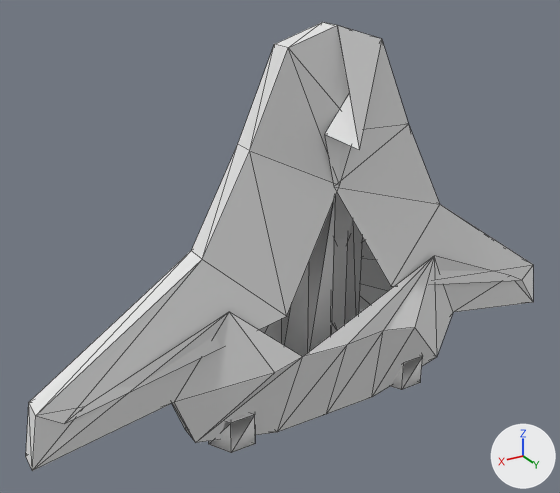
An edit to the OBJ model .design/ships3d/meshes/Wedge.obj, drawn before and after from the same camera.
The view is the same before and after, from a 50 mm camera at (21.8, 31.7, 16.9) aimed at (2.1, -1.0, 0.5). Lighting does not change. The marker at lower right points along +X, +Y and +Z. The picture after the commit comes second. Mesh edges are drawn as thin lines. Where no turn or scale is listed for an object, it has been applied to the vertices. Vertices at exactly the same position are counted once.

The older version as bpy lines, for what is in view:
```python
me_wedge = bpy.data.meshes.new('Wedge')
me_wedge.from_pydata(...)  # 150 vertices, 225 faces; spans x -16.6..16.6, y -5.5..2.8, z -10.0..12.0
ob_wedge = bpy.data.objects.new('Wedge', me_wedge)
ob_wedge.location = (0.0, 0.0, 0.0)
```
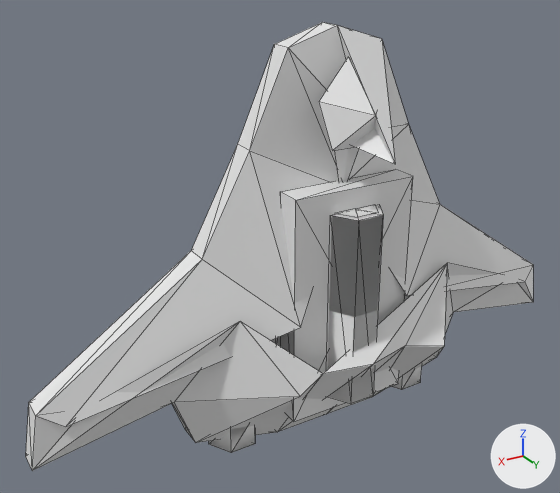
What changed in the scene script:
```text
Change me_wedge:
    used by ob_wedge; location = (0.0, 0.0, 0.0)
    remove me_wedge.from_pydata(...)  # 150 vertices, 225 faces; spans x -16.6..16.6, y -5.5..2.8, z -10.0..12.0
    add me_wedge.from_pydata(...)  # 186 vertices, 272 faces; spans x -16.6..16.6, y -5.5..5.5, z -10.0..12.0
    me_wedge part 1: the loose piece of 6 vertices spanning x -1.9..1.9, y -3.9..-1.6, z 6.7..10.7 is copied, and the copy is mirrored in y about the mesh origin; it spans x -1.9..1.9, y 1.6..3.9, z 6.7..10.7
    me_wedge part 2: a new loose piece, a 6-sided cylinder along z spanning x -1.5..1.5, y 1.3..3.9, z -7.1..3.4
    me_wedge part 3: the loose piece of 7 vertices spanning x -1.3..1.3, y -2.8..-0.5, z 3.4 is copied, and the copy is scaled about its middle by (0.909, 0.909, 0.4), then moved by (0.0, 4.3, 0.0); it spans x -1.2..1.2, y 1.6..3.7, z 3.4
    me_wedge part 4: the loose piece of 14 vertices spanning x -1.6..1.6, y -3.1..-0.3, z -7.1..3.4 is deleted
    me_wedge part 5
    18 vertices move from x -14.9..14.9, y 0.8..2.8, z -4.9..7.0 to x -14.9..14.9, y 1.0..5.5, z -4.9..7.0
    9 vertices are added at x -3.5..3.5, y 1.3..2.7, z -7.9..4.5
    12 new faces join them
    other edits to the shape of me_wedge do not show in these pictures
```

Pixel boxes (x1, y1, x2, y2) of what changed, in the pictures (560 x 493 px; the box of a moved part takes in the faces that stretch with it):
part 1 of me_wedge, added
    after: (319, 57, 376, 151)
part 2 of me_wedge, added
    after: (327, 205, 383, 404)
part 3 of me_wedge, added
    after: (338, 205, 378, 217)
part 4 of me_wedge, deleted
    before: (281, 199, 335, 356)
part 5 of me_wedge, moved or reshaped
    both: (34, 25, 533, 468)
